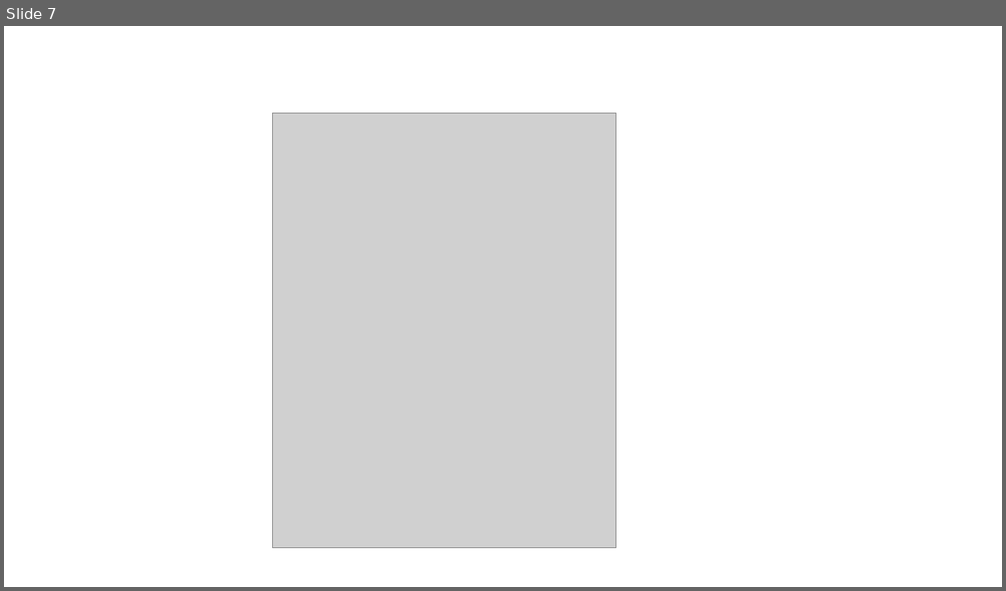
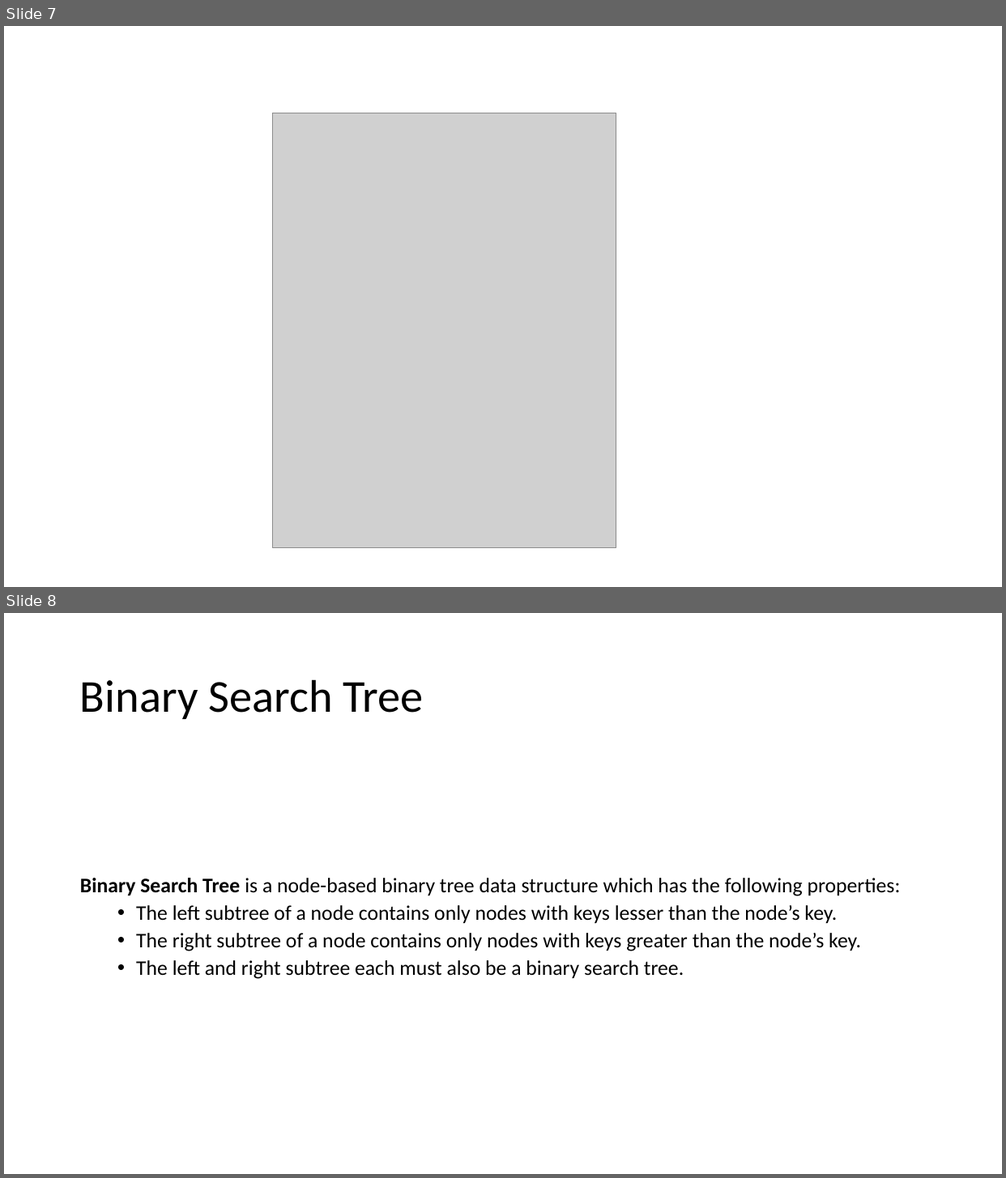
Before and after one commit to priyalbhatewara123/Winter-Industrial-Training-GirlScript, a slide deck: Tree Data Structure.pptx. Shown one above the other, each under a label of ours: slide 7 before the commit, slides 7 and 8 after it. The pictures are 1006x591 and 1006x1178 pixels, drawn with LibreOffice and Linux fonts; fonts in the diff are those of the drawing; grey boxes stand for pictures. Boxes give left, top, right and bottom in pixels: in the first picture for what was removed or moved away, otherwise in the second. Text is boxed around its words. In the diff, an @@ line names an element or a change of style, - is before the commit and + after.

```diff
--- a/Tree Data Structure.pptx
+++ b/Tree Data Structure.pptx
@@ slide 8 added at (4, 613, 1002, 1174), background #FFFFFF @@
@@ title added at (80, 679, 424, 719), 44 pt, text #000000 @@
+Binary Search Tree
@@ text added at (80, 878, 901, 979), 20 pt, text #000000 @@
+Binary Search Tree is a node-based binary tree data structure which has the following properties:
+  • The left subtree of a node contains only nodes with keys lesser than the node’s key.
+  • The right subtree of a node contains only nodes with keys greater than the node’s key.
+  • The left and right subtree each must also be a binary search tree.
```
Also in this commit, not shown: 1 other slide added, 5 other files.
